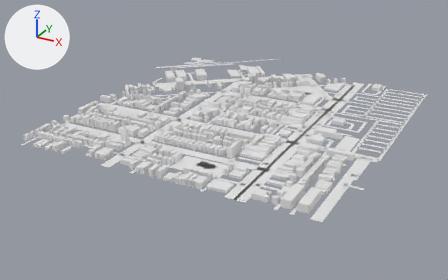
One commit to the glTF model app/public/world/tiles/-7_10.glb: the scene before it, then after it.
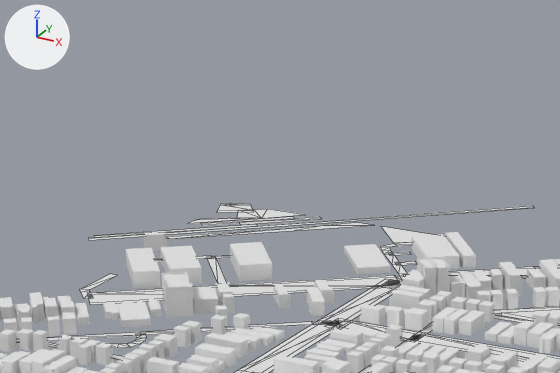
Each version is shown whole from a camera (50 mm lens) standing at (-2824.0, -6102.0, 374.0) and looking at (-3287.0, -5260.0, -48.0), then close up on the part from 29% to 64% of the width and 0% to 38% of the height. Lighting does not change. The marker at upper left points along +X, +Y and +Z. The first two pictures are the older version. The close-ups show mesh edges as thin lines. Where no turn or scale is listed for an object, it has been applied to the vertices. Vertices at exactly the same position are counted once.

Objects in the first close-up: 'buildings', 'ground'.
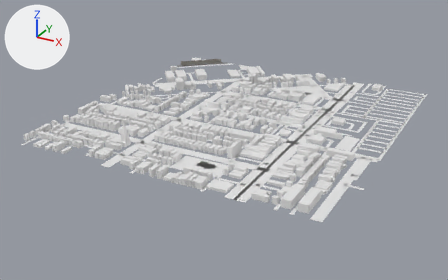
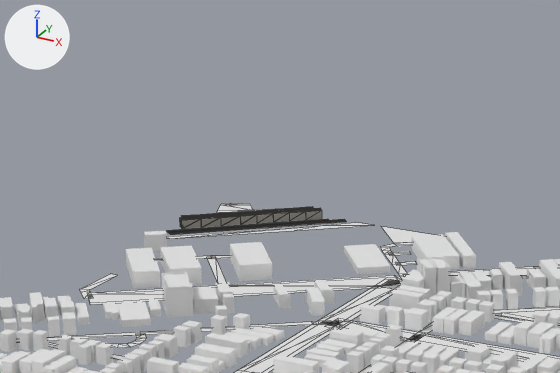
Where the newer file only moved an object's origin or applied its transform, the numbers keep the older frame.

Changed parts and their boxes (x1, y1, x2, y2) in the close-ups (560 x 373 px; the box of a moved part takes in the faces that stretch with it):
```json
{"object": "transit", "change": "added", "after": [167, 207, 346, 235]}
{"part": 1, "of": "me_ground", "change": "deleted", "before": [201, 217, 295, 225]}
{"part": 2, "of": "me_ground", "change": "deleted", "before": [94, 225, 257, 238]}
{"part": 3, "of": "me_ground", "change": "deleted", "before": [89, 206, 535, 240]}
{"part": 4, "of": "me_ground", "change": "deleted", "before": [239, 217, 321, 225]}
{"part": 5, "of": "me_ground", "change": "moved or reshaped", "before": [211, 255, 230, 258], "after": [211, 255, 230, 258]}
```

Scene script edits in JSON lines:
```json
{"op": "add", "block": "mat_defaultmaterial", "code": ["mat_defaultmaterial = bpy.data.materials.new('DefaultMaterial')", "mat_defaultmaterial.use_nodes = True; mat_defaultmaterial.node_tree.nodes.clear()", "_N = mat_defaultmaterial.node_tree.nodes; _L = mat_defaultmaterial.node_tree.links", "n0 = _N.new('ShaderNodeOutputMaterial'); n0.name = 'Material Output'", "n1 = _N.new('ShaderNodeBsdfPrincipled'); n1.name = 'Principled BSDF'", "n2 = _N.new('ShaderNodeVertexColor'); n2.name = 'Color Attribute'", "_L.new(n1.outputs[0], n0.inputs[0])  # 'BSDF' to 'Surface'", "_L.new(n2.outputs[0], n1.inputs[0])  # 'Color' to 'Base Color'"]}
{"block": "me_ground", "where": "# used by ob_ground; location = (-3269.1, -5216.4, 0.1)"}
{"block": "me_ground", "where": "# verts and faces of me_ground; kept vertices keep their numbers, new ones are numbered from 1385"}
{"block": "me_ground", "where": "# before: 890 (-186.0, 119.0, 0.0) at pixel (210, 255), 892 (-183.0, 115.0, 0.0) at pixel (211, 258), 894 (-183.0, 115.0, 0.0) at pixel (211, 258), 895 (-161.0, 133.0, 0.0), 896 (-164.0, 137.0, 0.0)"}
{"op": "remove", "block": "me_ground", "code": "me_ground.from_pydata(...)  # 1385 vertices, 1112 faces; spans x -266.0..266.0, y -299.0..299.0, z 0.0"}
{"op": "add", "block": "me_ground", "code": "me_ground.from_pydata(...)  # 1371 vertices, 1104 faces; spans x -235.0..266.0, y -299.0..227.0, z 0.0"}
{"block": "me_ground", "change": "me_ground part 1: the loose piece of 4 vertices spanning x -225.0..-180.0, y 167.0..209.0, z 0.0 is deleted"}
{"block": "me_ground", "change": "me_ground part 2: the loose piece of 4 vertices spanning x -266.0..-192.0, y 117.0..184.0, z 0.0 is deleted"}
{"block": "me_ground", "change": "me_ground part 3: the loose piece of 4 vertices spanning x -265.0..-65.0, y 111.0..299.0, z 0.0 is deleted"}
{"block": "me_ground", "change": "me_ground part 4: the loose piece of 4 vertices spanning x -206.0..-166.0, y 180.0..216.0, z 0.0 is deleted"}
{"block": "me_ground", "change": "me_ground part 5"}
{"op": "add", "block": "me_ground", "code": "delete_vertices([894])  # with the faces that use them"}
{"op": "add", "block": "me_ground", "code": "delete_faces([(890, 895, 896)])"}
{"op": "add", "block": "me_ground", "code": "verts[1385] = (-186.0, 119.0, 0.0)  # pixel (210, 255)"}
{"op": "add", "block": "me_ground", "code": "faces += [(892, 895, 1385), (895, 896, 1385)]"}
{"block": "me_ground", "change": "other edits to the shape of me_ground do not show in these pictures"}
{"op": "add", "block": "me_transit", "code": ["me_transit = bpy.data.meshes.new('transit')", "me_transit.from_pydata(...)  # 626 vertices, 1050 faces; spans x -41.7..41.7, y -37.8..37.8, z -3.0..3.0", "me_transit.materials.append(mat_defaultmaterial)"]}
{"op": "add", "block": "ob_transit", "code": ["ob_transit = bpy.data.objects.new('transit', me_transit)", "ob_transit.location = (-3461.7, -5035.6, 2.8)"]}
```
